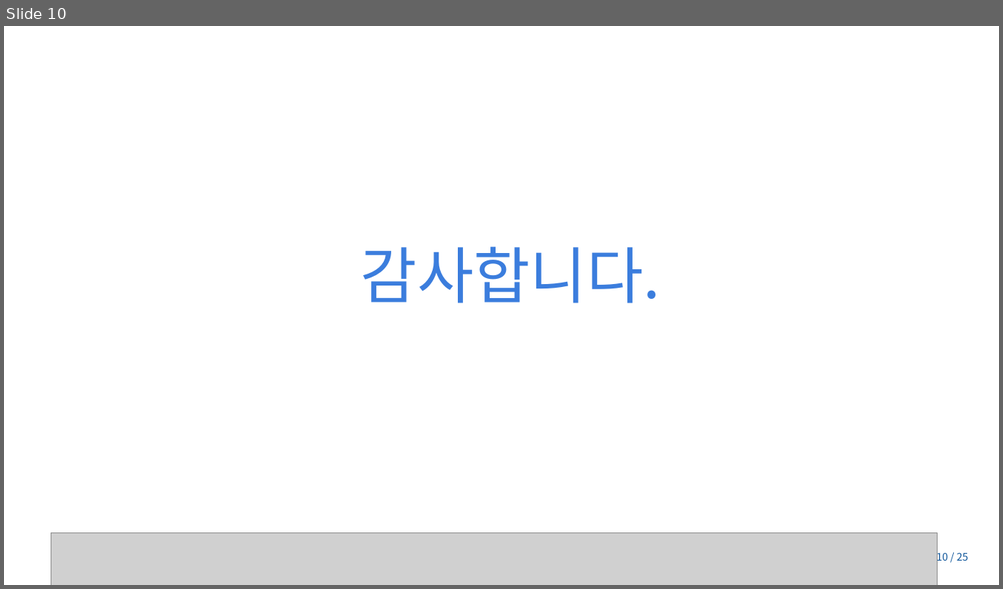
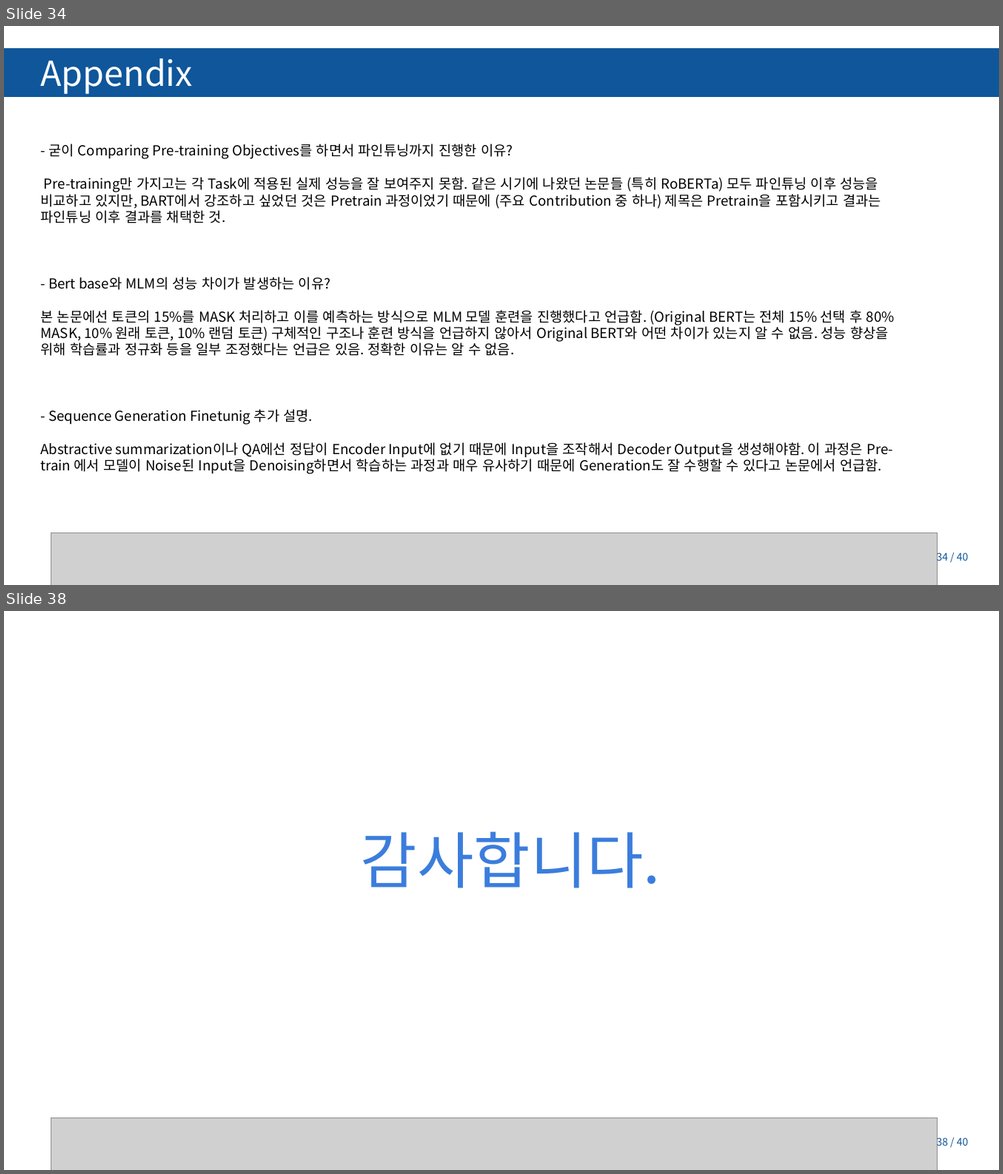
Before and after one commit to Tiabet/Paper-for-ML-DL, a slide deck: 세미나/BART_김정현.pptx. Shown one above the other, each under a label of ours: slide 10 before the commit, slides 34 and 38 after it; the slides between them are not shown. The pictures are 1003x589 and 1003x1174 pixels, drawn with LibreOffice and Linux fonts; fonts in the diff are those of the drawing; grey boxes stand for pictures; background and template pictures are left out. Boxes give left, top, right and bottom in pixels: in the first picture for what was removed or moved away, otherwise in the second. Text is boxed around its words. In the diff, an @@ line names an element or a change of style, - is before the commit and + after.

```diff
--- a/세미나/BART_김정현.pptx
+++ b/세미나/BART_김정현.pptx
@@ slide 34 added at (x1=4, y1=26, x2=999, y2=585), background #FFFFFF; not listed: 3 template elements that a slide beside it also shows @@
@@ rectangle added at (x1=4, y1=50, x2=999, y2=96), fill #0F569B, outline #0F569B 2 pt @@
@@ text added at (x1=40, y1=59, x2=193, y2=94), 50 pt, text #FFFFFF @@
+Appendix
@@ text added at (x1=40, y1=144, x2=894, y2=474), 20 pt, text #000000 @@
+- 굳이 Comparing Pre-training Objectives를 하면서 파인튜닝까지 진행한 이유?
+Pre-training만 가지고는 각 Task에 적용된 실제 성능을 잘 보여주지 못함. 같은 시기에 나왔던 논문들 (특히 RoBERTa) 모두 파인튜닝 이후 성능을 비교하고 있지만, BART에서 강조하고 싶었던 것은 Pretrain 과정이었기 때문에 (주요 Contribution 중 하나) 제목은 Pretrain을 포함시키고 결과는 파인튜닝 이후 결과를 채택한 것.
+- Bert base와 MLM의 성능 차이가 발생하는 이유?
+본 논문에선 토큰의 15%를 MASK 처리하고 이를 예측하는 방식으로 MLM 모델 훈련을 진행했다고 언급함. (Original BERT는 전체 15% 선택 후 80% MASK, 10% 원래 토큰, 10% 랜덤 토큰) 구체적인 구조나 훈련 방식을 언급하지 않아서 Original BERT와 어떤 차이가 있는지 알 수 없음. 성능 향상을 위해 학습률과 정규화 등을 일부 조정했다는 언급은 있음. 정확한 이유는 알 수 없음.
+- Sequence Generation Finetunig 추가 설명.
+Abstractive summarization이나 QA에선 정답이 Encoder Input에 없기 때문에 Input을 조작해서 Decoder Output을 생성해야함. 이 과정은 Pre-train 에서 모델이 Noise된 Input을 Denoising하면서 학습하는 과정과 매우 유사하기 때문에 Generation도 잘 수행할 수 있다고 논문에서 언급함.
@@ picture added at (x1=51, y1=533, x2=937, y2=585) @@
@@ page number added at (x1=936, y1=551, x2=968, y2=564), 15 pt, text #0F569B @@
+34 / 40
@@ what was slide 10 is now slide 38 @@
@@ page number at (x1=936, y1=1136, x2=968, y2=1149): text changed @@
-10 / 25
+38 / 40
```
Also in this commit, not shown: 7 slides changed, 29 other slides added, 2 slides removed, 8 other files.
